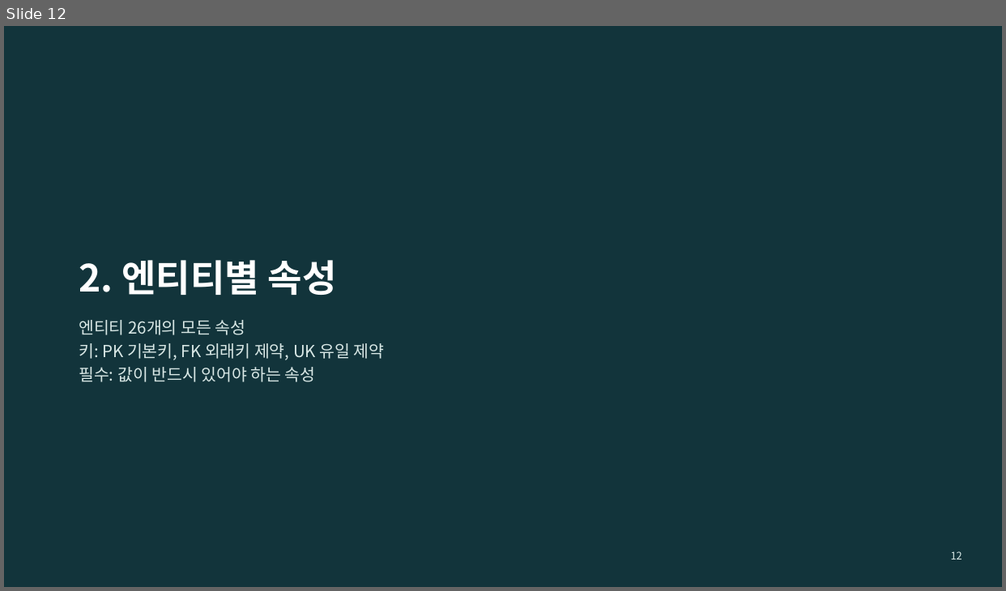
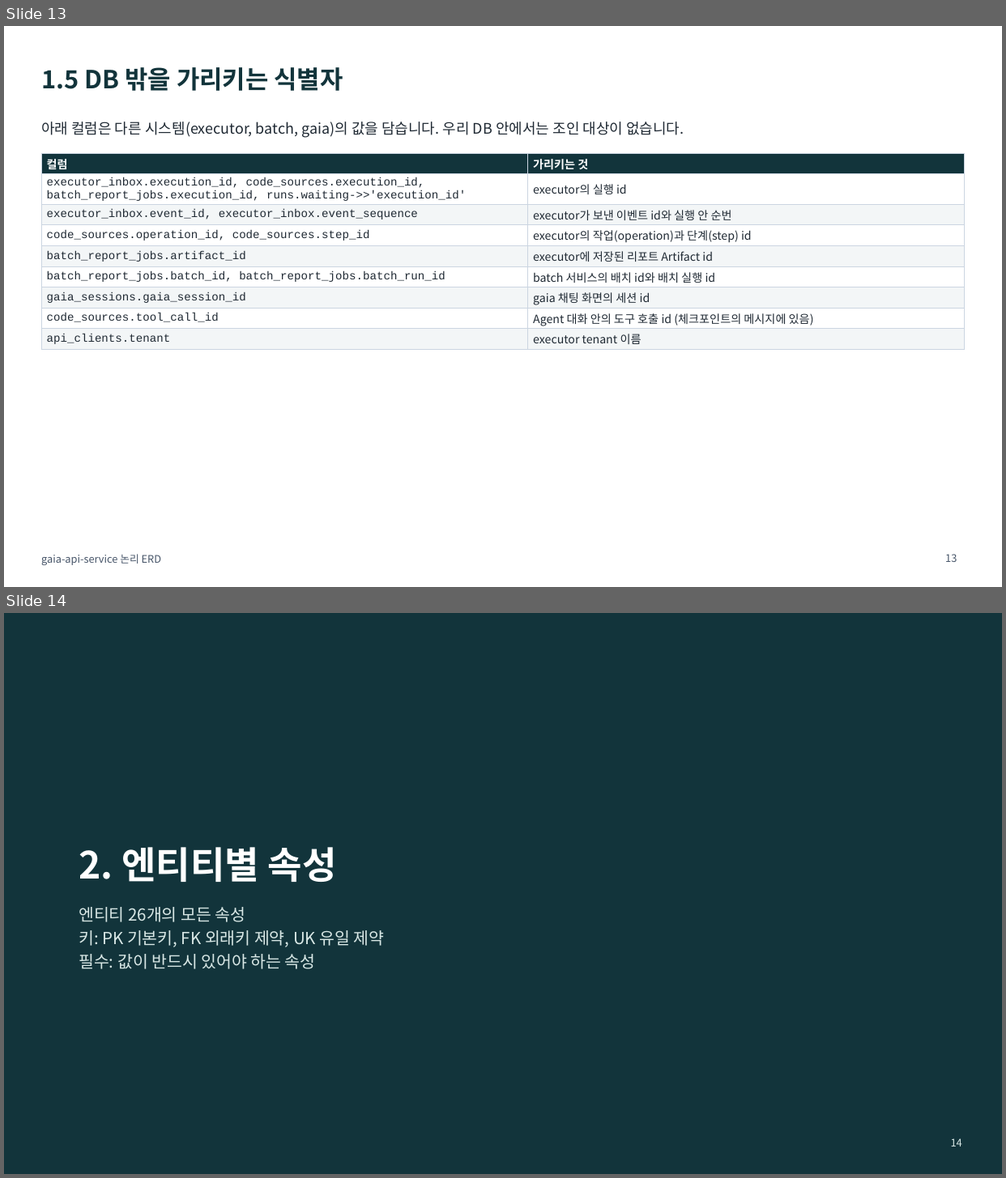
Before and after one commit to KimHwaJin/pr-agentic-service, a slide deck: docs/deliverables/04-erd-logical.pptx. Shown one above the other, each under a label of ours: slide 12 before the commit, slides 13 and 14 after it. The pictures are 1006x591 and 1006x1178 pixels, drawn with LibreOffice and Linux fonts; fonts in the diff are those of the drawing. Boxes give left, top, right and bottom in pixels: in the first picture for what was removed or moved away, otherwise in the second. Text is boxed around its words. In the diff, an @@ line names an element or a change of style, - is before the commit and + after.

```diff
--- a/docs/deliverables/04-erd-logical.pptx
+++ b/docs/deliverables/04-erd-logical.pptx
@@ slide 13 added at (4, 26, 1002, 587), background #FFFFFF @@
@@ title added at (41, 67, 343, 91), 24 pt, text #12343B, bold @@
+1.5 DB 밖을 가리키는 식별자
@@ text added at (41, 122, 684, 138), 14 pt, text #1F2933 @@
+아래 컬럼은 다른 시스템(executor, batch, gaia)의 값을 담습니다. 우리 DB 안에서는 조인 대상이 없습니다.
@@ table added at (41, 153, 965, 348), 9 rows, 2 columns @@
+컬럼 | 가리키는 것
+executor_inbox.execution_id, code_sources.execution_id, batch_report_jobs.execution_id, runs.waiting->>'execution_id' | executor의 실행 id
+executor_inbox.event_id, executor_inbox.event_sequence | executor가 보낸 이벤트 id와 실행 안 순번
+code_sources.operation_id, code_sources.step_id | executor의 작업(operation)과 단계(step) id
+batch_report_jobs.artifact_id | executor에 저장된 리포트 Artifact id
+batch_report_jobs.batch_id, batch_report_jobs.batch_run_id | batch 서비스의 배치 id와 배치 실행 id
+gaia_sessions.gaia_session_id | gaia 채팅 화면의 세션 id
+code_sources.tool_call_id | Agent 대화 안의 도구 호출 id (체크포인트의 메시지에 있음)
+api_clients.tenant | executor tenant 이름
@@ text added at (41, 554, 161, 565), 10 pt, text #475569 @@
+gaia-api-service 논리 ERD
@@ page number added at (945, 554, 957, 562), 10 pt, text #475569 @@
+13
@@ what was slide 12 is now slide 14 @@
@@ page number at (951, 1139, 962, 1147): text changed @@
-12
+14
```
Also in this commit, not shown: 4 slides changed, 1 other slide added, 5 other files.
